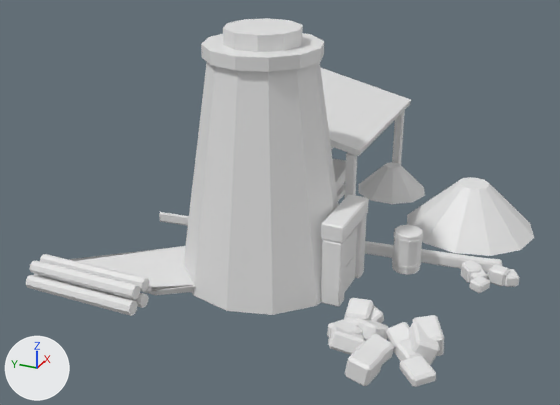
Two versions of the glTF model public/buildings/smelter_2.glb, one commit apart.
Camera for both pictures: a camera (50 mm lens) standing at (-14.32, -5.4, 8.15) and looking at (-0.49, 0.82, 1.23). Arrows for +X, +Y and +Z are at lower left; the lights stay in place. The first picture is the older version. Vertices at exactly the same position are counted once.

The older version as bpy lines, for what is in view:
```python
me_smelter_2 = bpy.data.meshes.new('smelter_2')
me_smelter_2.from_pydata(...)  # 1196 vertices, 2168 faces; spans x -4.07..4.76, y -4.2..4.9, z -0.22..5.15
me_smelter_2.materials.append(mat_rubble)  # white #e7e7e7
me_smelter_2.materials.append(mat_ashlar_dcd8d0)  # white #e7e7e7
me_smelter_2.materials.append(mat_soot_262422)  # white #e7e7e7
me_smelter_2.materials.append(mat_ember_c8501e)  # white #e7e7e7
me_smelter_2.materials.append(mat_shingles)  # white #e7e7e7
me_smelter_2.materials.append(mat_boards)  # white #e7e7e7
me_smelter_2.materials.append(mat_beam_d8cfc6)  # white #e7e7e7
me_smelter_2.materials.append(mat_leather_6b4a2f)  # white #e7e7e7
me_smelter_2.materials.append(mat_iron_4a4c50)  # white #e7e7e7
me_smelter_2.materials.append(mat_slag_3a3634)  # white #e7e7e7
me_smelter_2.materials.append(mat_charcoal_1e1c1b)  # white #e7e7e7
me_smelter_2.materials.append(mat_ore_7a4a3a)  # white #e7e7e7
me_smelter_2.materials.append(mat_bark)  # white #e7e7e7
ob_smelter_2 = bpy.data.objects.new('smelter_2', me_smelter_2)
ob_smelter_2.location = (0.0, 0.0, 0.0)
```
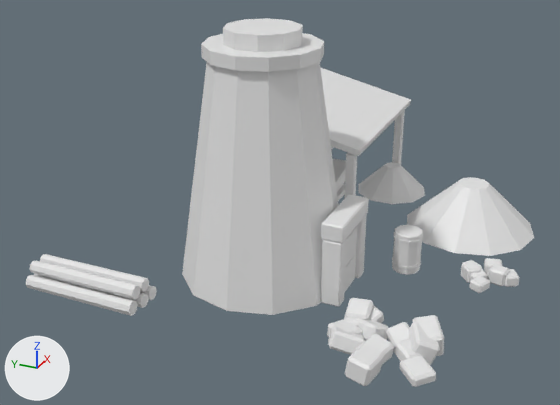
Location of each change, [x1, y1, x2, y2] in pixels of the pictures (560 x 405 px; the box of a moved part takes in the faces that stretch with it):
part 1 of me_smelter_2, moved or reshaped: before [159, 212, 501, 273]; after [484, 258, 501, 274]
part 2 of me_smelter_2, moved or reshaped: before [69, 246, 196, 295]; after [140, 291, 156, 300]

The change in detail:
me_smelter_2 has 1196 vertices, 2168 faces and spans x -4.07..4.76, y -4.2..4.9, z -0.22..5.15.
me_smelter_2 is used by ob_smelter_2; location (0.0, 0.0, 0.0).
Part 1, on me_smelter_2:
Vertex 860 of me_smelter_2 moves from (-0.09, 4.12, 0.16) at pixel (161, 213) to (0.52, -3.51, 0.16) at pixel (487, 265).
Vertex 861 of me_smelter_2 moves from (-0.1, 4.16, 0.2) at pixel (159, 211) to (0.56, -3.5, 0.2) at pixel (487, 263).
Vertex 862 of me_smelter_2 moves from (-0.14, 4.15, 0.16) at pixel (159, 214) to (0.55, -3.46, 0.16) at pixel (485, 264).
Vertex 863 of me_smelter_2 moves from (-0.1, 4.16, -0.05) at pixel (160, 221) to (0.56, -3.5, -0.05) at pixel (486, 273).
Vertex 864 of me_smelter_2 moves from (-0.09, 4.12, -0.01) to (0.52, -3.51, -0.01) at pixel (486, 272).
Vertex 865 of me_smelter_2 moves from (-0.14, 4.15, -0.01) at pixel (159, 220) to (0.55, -3.46, -0.01) at pixel (484, 271).
Part 2, on me_smelter_2:
Vertex 1116 of me_smelter_2 moves from (1.29, -0.31, 0.02) to (-3.29, 4.89, 0.02).
Vertex 1117 of me_smelter_2 moves from (-1.29, -0.31, 0.01) to (-3.29, 2.31, 0.01) at pixel (153, 299).
Vertex 1118 of me_smelter_2 moves from (1.29, -0.22, 0.06) to (-3.38, 4.89, 0.06).
Vertex 1119 of me_smelter_2 moves from (-1.29, -0.21, 0.05) to (-3.39, 2.31, 0.05) at pixel (150, 300).
Vertex 1120 of me_smelter_2 moves from (1.29, -0.18, 0.15) to (-3.42, 4.89, 0.15).
Vertex 1121 of me_smelter_2 moves from (-1.29, -0.17, 0.15) to (-3.43, 2.31, 0.15) at pixel (149, 296).
